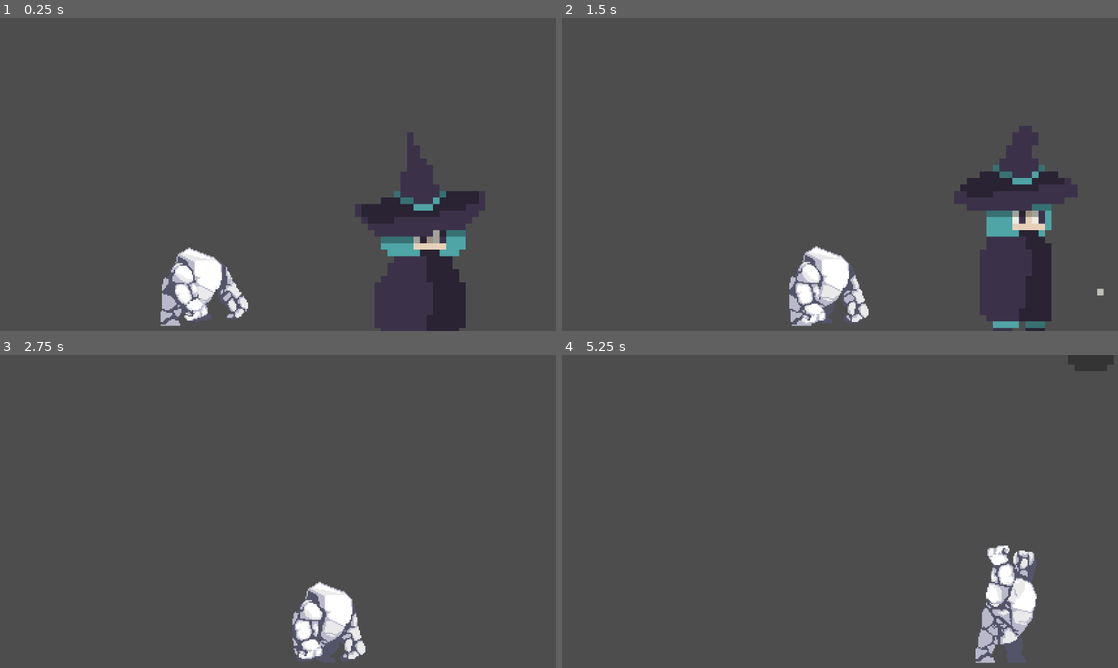
Above: before the commit, frames 1-4 (two rows, left to right).
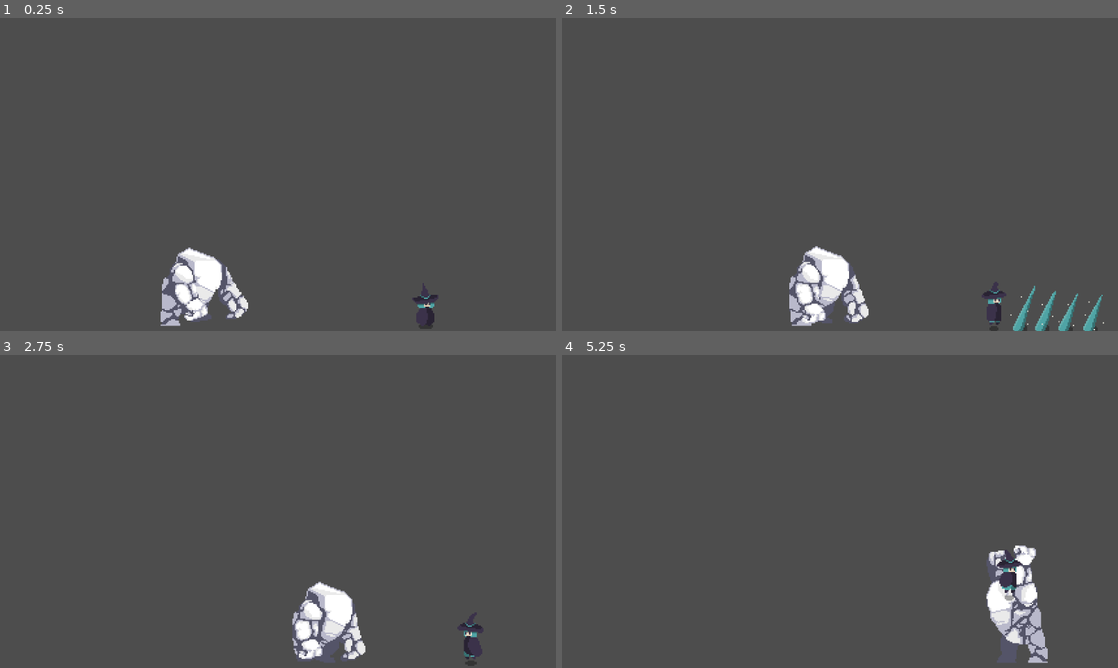
Above: after the commit, the same moments.

Repository: jerichom08/csci499-capstone
Game: Godot game, scene res://scenes/test_joey.tscn
Two runs of this game, one before a commit and one after it. Both use one fixed random seed, a clock stepped at 60 frames per second and the inputs below.
Inputs:
- Up to frame 1 (0.25 s): no input
- Up to frame 2 (1.5 s): tap Enter (ui_accept) at 0.5 s; hold Right (move_right) from 0.53 s (still down); tap Z (attack) at 0.6 s; tap Up (jump) at 0.77, 0.8, 1.07, 1.35 s
- Up to frame 3 (2.75 s): tap Up (jump) at 1.52, 1.82, 2.3 s; tap Z (attack) at 1.55, 2.1 s; release Right (move_right) at 2.03 s; hold Left (move_left) from 2.03 s (still down)
- Up to frame 4 (5.25 s): release Left (move_left) at 2.78 s; hold Right (move_right) 2.78-4.28 s; tap Z (attack) at 2.85, 4.35, 5.1 s; tap Up (jump) at 3.02, 3.32, 3.6, 3.77, 4.07, 4.52, 4.82 s; hold Left (move_left) 4.28-5.03 s; hold Right (move_right) from 5.03 s (still down)

The runs differ from the first frame. In frame 1, 7.6% of the frame differs, in the area x 63-88%, y 36-100%; in frame 2, 7.8%, in the area x 70-98%, y 34-100%; in frame 3, 0.4%; in frame 4, 3.2%.

Commit message:
Revert "fixed scaling for player"
This reverts commit 4907b976372649dd2277474b79a1f640eccd37ae.

Diff:
--- a/scenes/levels/tutorial/bedroom.tscn
+++ b/scenes/levels/tutorial/bedroom.tscn
@@ -299,6 +299,7 @@
 
 [node name="Player" parent="." unique_id=2085610372 instance=ExtResource("4_tt8ib")]
 position = Vector2(-143, 156.99997)
+scale = Vector2(5, 5)
 
 [node name="Camera2D" type="Camera2D" parent="." unique_id=658766121]
 
--- a/scenes/player.tscn
+++ b/scenes/player.tscn
@@ -195,17 +195,15 @@
 
 [node name="AnimatedSprite2D" type="AnimatedSprite2D" parent="." unique_id=1186379679]
 position = Vector2(0, -16)
-scale = Vector2(5, 5)
 sprite_frames = SubResource("SpriteFrames_fjrip")
 animation = &"attack"
 autoplay = "idle"
 
 [node name="CollisionShape2D" type="CollisionShape2D" parent="." unique_id=627055643]
 position = Vector2(0, -12)
-scale = Vector2(5, 5)
 shape = SubResource("CapsuleShape2D_smehm")
 
 [node name="AttackSpawn" type="Marker2D" parent="." unique_id=590516098]
-position = Vector2(255, -16)
+position = Vector2(51, -16)
 
 [connection signal="animation_finished" from="AnimatedSprite2D" to="." method="_on_animated_sprite_2d_animation_finished"]
--- a/scenes/test-level.tscn
+++ b/scenes/test-level.tscn
@@ -9,6 +9,7 @@
 [node name="Player" parent="." unique_id=2085610372 instance=ExtResource("1_tny1j")]
 
 [node name="Camera2D" type="Camera2D" parent="." unique_id=1359601901]
+zoom = Vector2(4, 4)
 
 [node name="Floor" type="StaticBody2D" parent="." unique_id=306388270]
 position = Vector2(0, 36)
--- a/scripts/character_body_2d.gd
+++ b/scripts/character_body_2d.gd
@@ -2,16 +2,16 @@
 
 @export var attack_scene: PackedScene
 
-const maxSpeed = 150.0 * 5
-const jumpVelocity = -200.0 * 5
-const gravity = 400.0 * 5
+const maxSpeed = 150.0
+const jumpVelocity = -200.0
+const gravity = 400.0
 
 # 1500 2000 800 tight
 # 500 600 300 floaty
 # 600 800 600 perfect
-const acceleration = 600.0 * 5
-const deceleration = 800.0 * 5
-const airAcceleration = 600.0 * 5
+const acceleration = 600.0
+const deceleration = 800.0
+const airAcceleration = 600.0
 
 @onready var sprite = $AnimatedSprite2D
 var is_attacking := false
@@ -57,10 +57,8 @@
 func spawn_attack():
 	var attack = attack_scene.instantiate()
 	add_child(attack)
-	attack.scale.x *= 5
-	attack.scale.y *= 5
 	attack.global_position = $AttackSpawn.global_position
-	attack.scale.x *= -1 if sprite.flip_h else 1
+	attack.scale.x = -1 if sprite.flip_h else 1
 
 func _on_animated_sprite_2d_animation_finished() -> void:
 	if sprite.animation == "attack":
